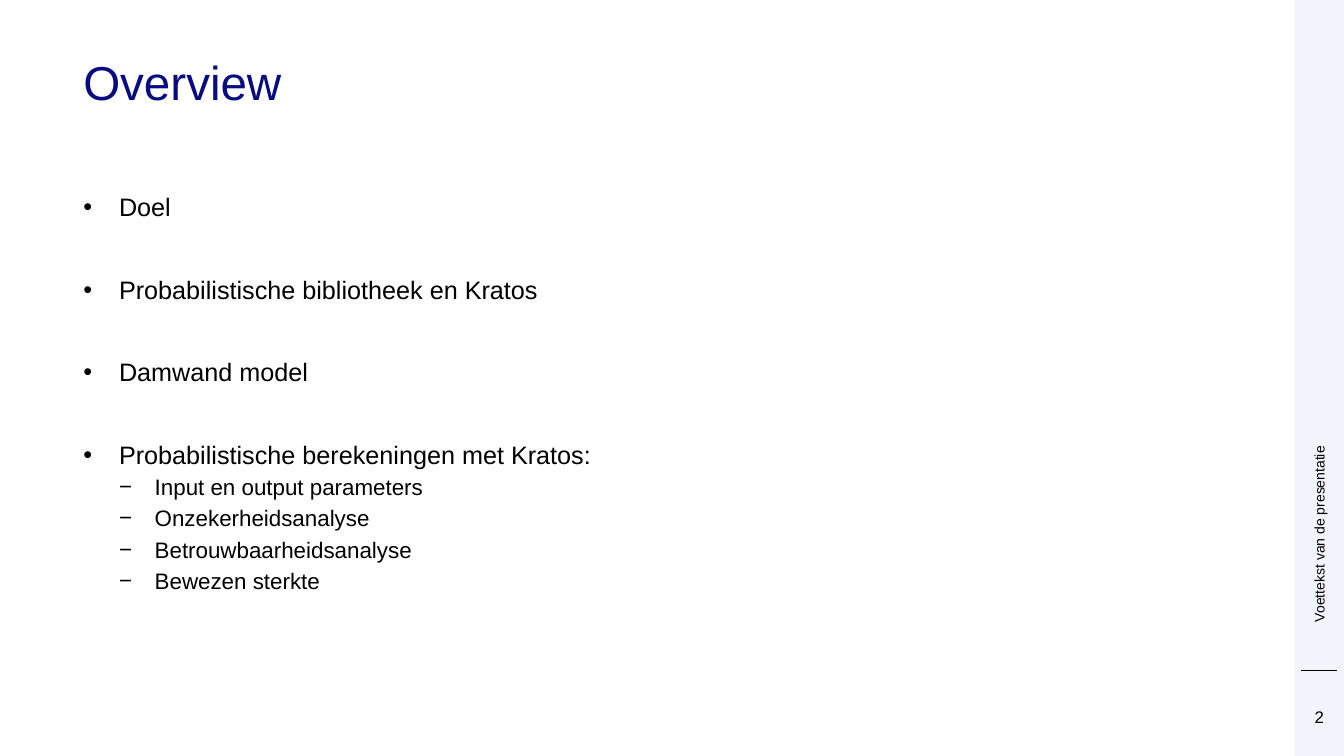
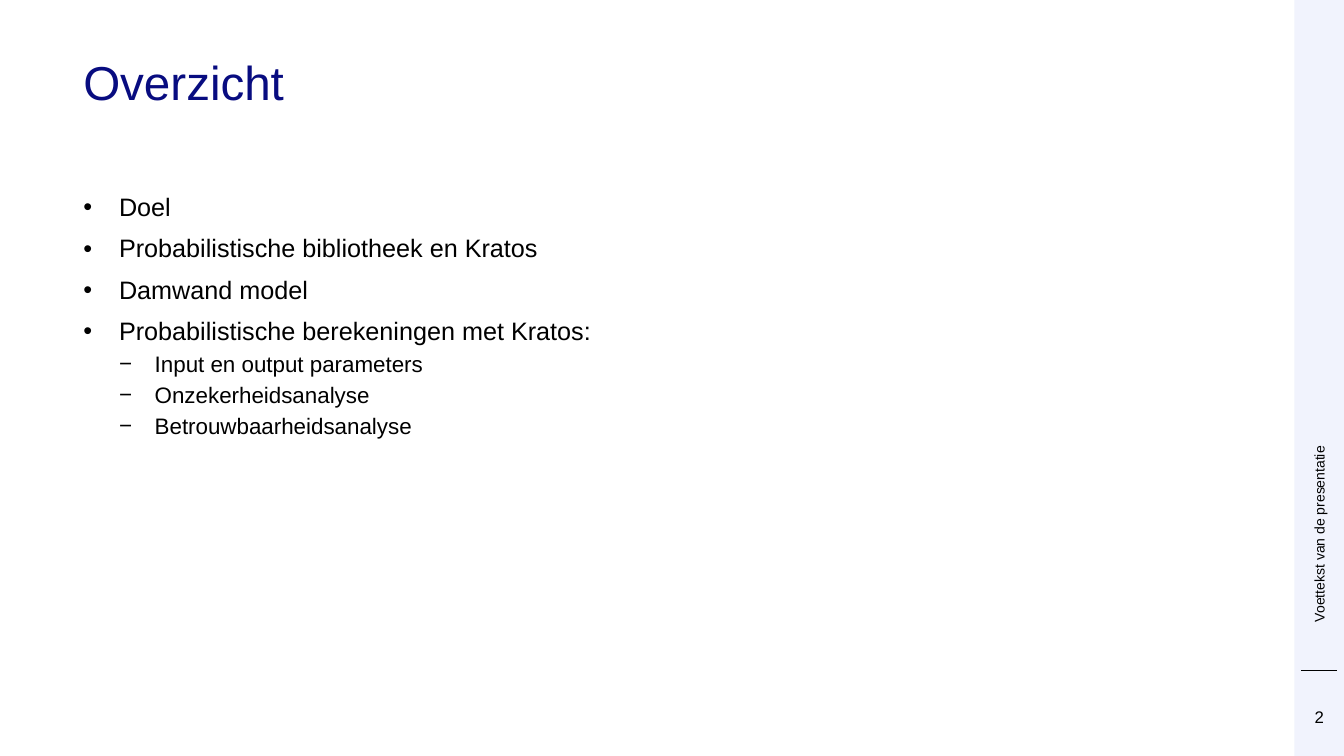
Before and after one commit to Deltares/ProbabilisticLibrary, a slide deck: slide 2 of sources/Deltares.Probabilistic.PWrapper.Examples/kratos/Prob Kratos DSD.pptx. Drawn at 1344x756 pixels with LibreOffice and Linux fonts; fonts in the diff are those of the drawing; background and template pictures are left out. Boxes give left, top, right and bottom in pixels: in the first picture for what was removed or moved away, otherwise in the second. Text is boxed around its words. In the diff, an @@ line names an element or a change of style, - is before the commit and + after.

```diff
--- a/sources/Deltares.Probabilistic.PWrapper.Examples/kratos/Prob Kratos DSD.pptx
+++ b/sources/Deltares.Probabilistic.PWrapper.Examples/kratos/Prob Kratos DSD.pptx
@@ title at [83, 65, 284, 101]: text changed @@
-Overview
+Overzicht
@@ text at [155, 572, 320, 590]: paragraph removed @@
-  − Bewezen sterkte
```
Also in this commit, not shown: 15 other slides changed, 3 slides added.
